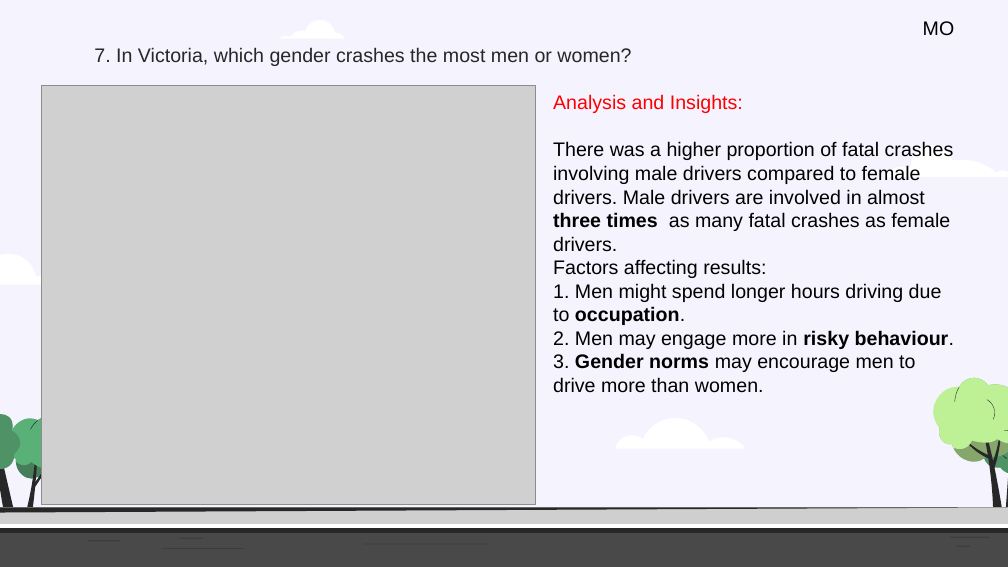
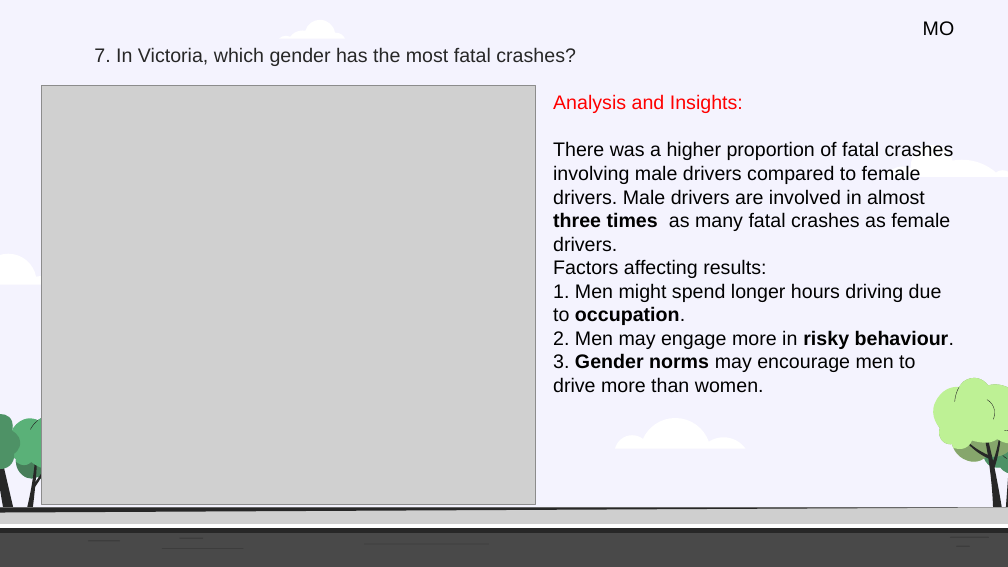
Before and after one commit to Kapedes/project-1-group-2, a slide deck: slide 10 of Insights and analysis of Crash Statistics in Australia.pptx. Drawn at 1008x567 pixels with LibreOffice and Linux fonts; fonts in the diff are those of the drawing; grey boxes stand for pictures. Boxes give left, top, right and bottom in pixels: in the first picture for what was removed or moved away, otherwise in the second. Text is boxed around its words. In the diff, an @@ line names an element or a change of style, - is before the commit and + after.

```diff
--- a/Insights and analysis of Crash Statistics in Australia.pptx
+++ b/Insights and analysis of Crash Statistics in Australia.pptx
@@ subtitle at (x1=94, y1=47, x2=576, y2=66): text changed @@
-7. In Victoria, which gender crashes the most men or women?
+7. In Victoria, which gender has the most fatal crashes?
```
Also in this commit, not shown: 1 other slide changed, 1 other file.
